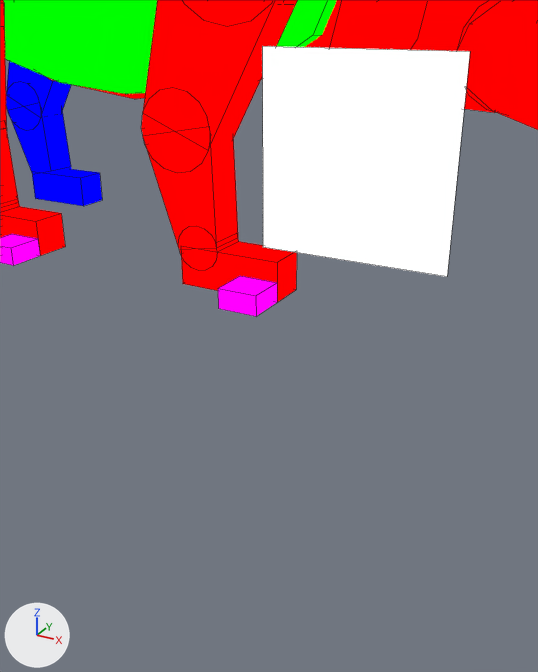
The Blender file assets-source/blender/motion/stegosaurus-sneeze.blend, before and after one commit.
Both versions are drawn from a 50 mm camera at (78.98, -36.02, 12.7) aimed at (74.27, -27.45, 8.41). The lights are fixed; the arrows at lower left show +X, +Y and +Z. The picture after the commit comes second. Mesh edges are drawn as thin lines on the coarser meshes.

In view in the first picture: 'DinoTycoon_Motion_stegosaurus_sneeze_belly', 'DinoTycoon_Motion_stegosaurus_sneeze_eye', 'DinoTycoon_Motion_stegosaurus_sneeze_far_back_1', 'DinoTycoon_Motion_stegosaurus_sneeze_far_back_foot', 'DinoTycoon_Motion_stegosaurus_sneeze_head', 'DinoTycoon_Motion_stegosaurus_sneeze_near_back_foot', 'DinoTycoon_Motion_stegosaurus_sneeze_near_front_0', 'DinoTycoon_Motion_stegosaurus_sneeze_near_front_1', 'DinoTycoon_Motion_stegosaurus_sneeze_near_front_foot', 'DinoTycoon_Motion_stegosaurus_sneeze_near_front_joint_1', 'DinoTycoon_Motion_stegosaurus_sneeze_neck_0', 'DinoTycoon_Motion_stegosaurus_sneeze_neck_joint_0' and 12 more.
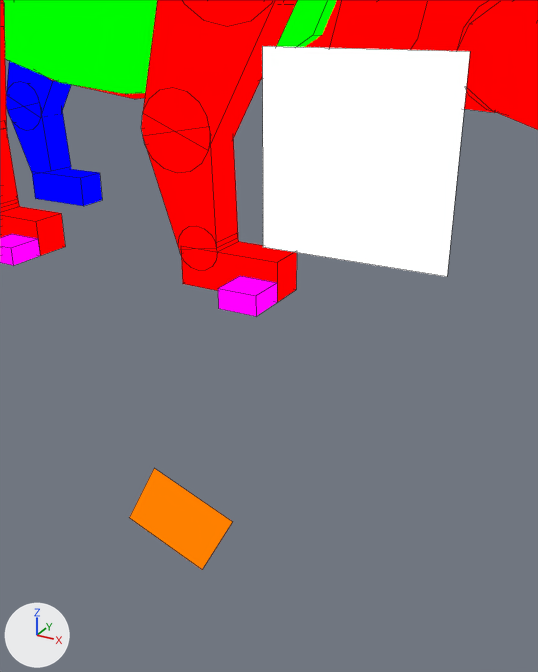
The newer file adds a shape key; the second version is drawn at full value of the shape key 'sneeze_04' of 'DinoTycoon_Motion_stegosaurus_sneeze_eye_white', and the change is written as the vertex moves it makes.

Changed parts and their boxes [x1, y1, x2, y2] in the pictures (538 x 672 px):
'DinoTycoon_Motion_stegosaurus_sneeze_eye_white', added (orange): after [129, 468, 233, 570]

Edits to the bpy script that builds the scene:
```text
Add mat_dinotycoon_role_y:
    mat_dinotycoon_role_y = emission_material('DinoTycoon_Role_Y')
    mat_dinotycoon_role_y.base_color = (1.0, 0.216, 0.0)  # orange #ff8000
Add me_dinotycoon_motion_stegosaurus_sneeze_sample_eye_white:
    me_dinotycoon_motion_stegosaurus_sneeze_sample_eye_white.from_pydata([(73.27, -29.0, 6.76), (74.56, -29.0, 6.31), (74.01, -29.0, 5.25), (72.72, -29.0, 5.7), (73.27, -29.0, 6.76), (74.56, -29.0, 6.31), (74.01, -29.0, 5.25), (72.72, -29.0, 5.7)], [], [(3, 2, 1, 0), (4, 5, 6, 7), (0, 1, 5, 4), (1, 2, 6, 5), (2, 3, 7, 6), (3, 0, 4, 7)])
    me_dinotycoon_motion_stegosaurus_sneeze_sample_eye_white.materials.append(mat_dinotycoon_role_y)  # orange #ff8000
Add ob_dinotycoon_motion_stegosaurus_sneeze_eye_white:
    ob_dinotycoon_motion_stegosaurus_sneeze_eye_white = bpy.data.objects.new('DinoTycoon_Motion_stegosaurus_sneeze_eye_white', me_dinotycoon_motion_stegosaurus_sneeze_sample_eye_white)
    ob_dinotycoon_motion_stegosaurus_sneeze_eye_white.location = (0.0, 0.0, 0.0)
```
